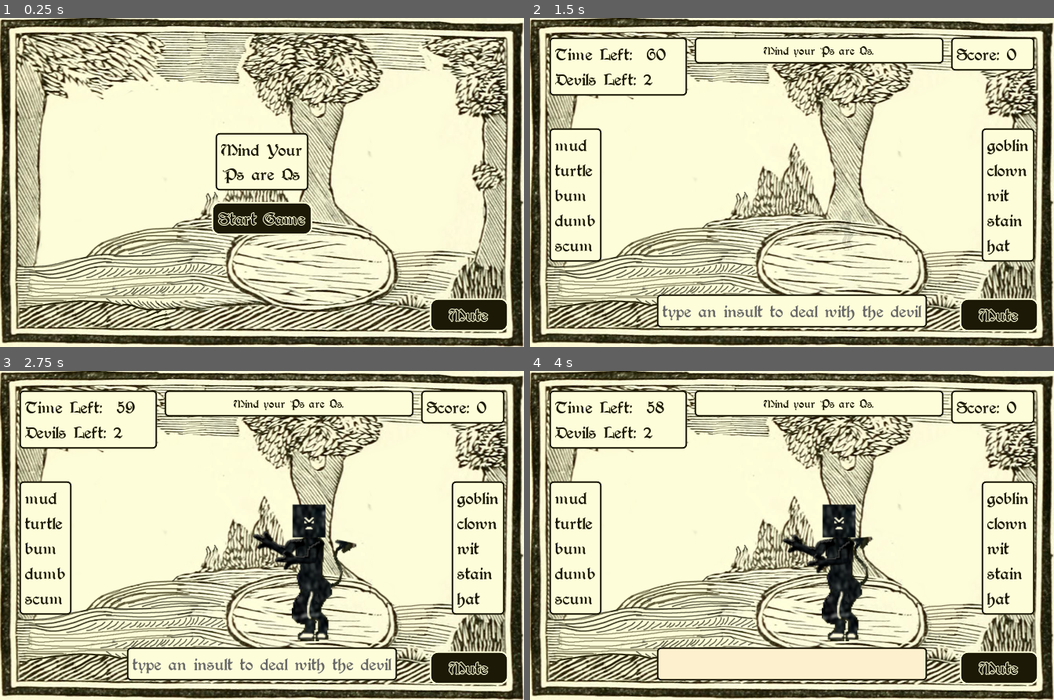
Above: before the commit, frames 1-4 (two rows, left to right).
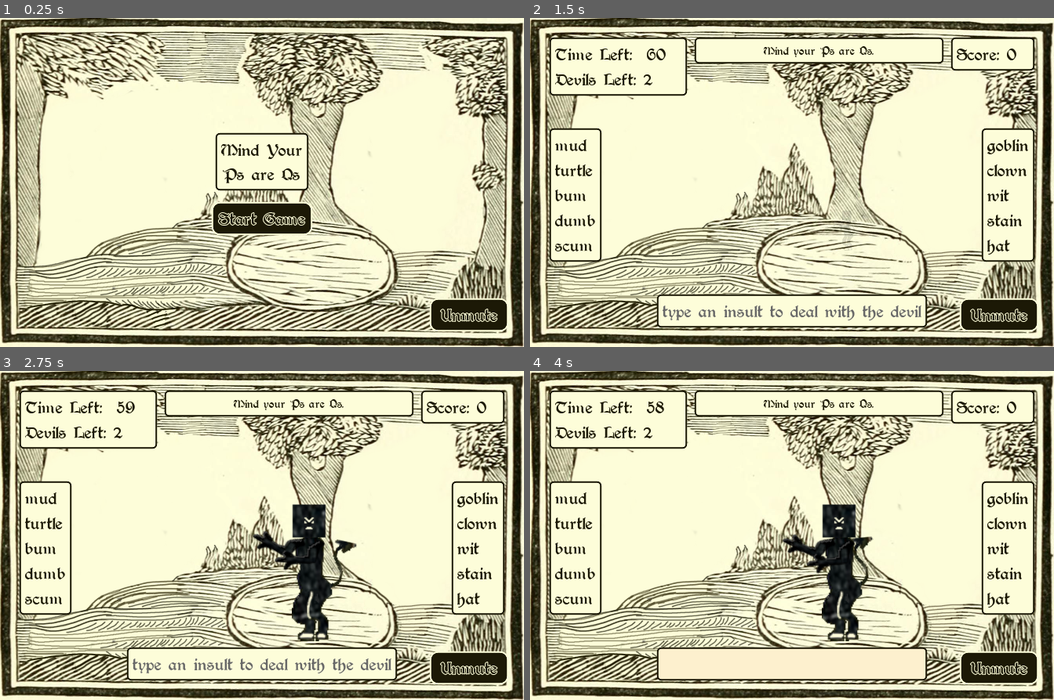
Above: after the commit, the same moments.

Repository: hoodscott/psareqs
Game: Godot game, scene res://scenes/Game.tscn
The game is run twice, just before and just after one commit, with the same random seed, the same clock (stepped at 60 frames per second) and the same inputs. Sound files missing from this copy of the repository are replaced by a short silence.
Inputs:
- Up to frame 1 (0.25 s): no input
- Up to frame 2 (1.5 s): click "Start Game" at 0.5 s; click "Ps are Qs" at 1.25 s
- Up to frame 3 (2.75 s): tap Enter at 2 s; hold Right (ui_right) from 2.03 s (still down); tap Z at 2.1 s
- Up to frame 4 (4 s): release Right (ui_right) at 2.78 s; hold Down (ui_down) 2.78-3.53 s; tap Backspace at 2.85 s; hold Right (ui_right) from 3.53 s (still down); tap Z at 3.6 s

The runs differ from the first frame. In frame 1, 0.3% of the frame differs, in the area x 83-96%, y 88-93%; in frame 2, 0.3%; in frame 3, 0.3%; in frame 4, 0.3%.

Commit message:
Muted by default
Also adds alt+m keyboard shortcut to toggle

Diff:
--- a/scenes/ui/AudioManager.gd
+++ b/scenes/ui/AudioManager.gd
@@ -10,7 +10,7 @@
 
 var audio_pos := 0.0
 
-var muted := false
+var muted := true
 const _MUTE_LABEL := "Mute"
 const _UNMUTE_LABEL := "Unmute"
 
@@ -18,6 +18,8 @@
 
 func _ready() -> void:
   _set_button_label()
+  if not muted:
+    Background.play()
 
 
 func play_correct_letter() -> void:
--- a/scenes/ui/AudioManager.tscn
+++ b/scenes/ui/AudioManager.tscn
@@ -9,13 +9,20 @@
 [ext_resource path="res://assets/audio/99729__menegass__clp2.wav" type="AudioStream" id=7]
 [ext_resource path="res://assets/audio/321083__benjaminnelan__wooden-click.wav" type="AudioStream" id=8]
 
+[sub_resource type="InputEventKey" id=1]
+alt = true
+scancode = 77
+
+[sub_resource type="ShortCut" id=2]
+shortcut = SubResource( 1 )
+
 [node name="AudioManager" type="Button"]
+shortcut = SubResource( 2 )
 script = ExtResource( 1 )
 
 [node name="Background" type="AudioStreamPlayer" parent="."]
 stream = ExtResource( 2 )
 volume_db = -5.0
-autoplay = true
 
 [node name="CorrectLetter" type="AudioStreamPlayer" parent="."]
 stream = ExtResource( 5 )
Not shown: 1 places in scenes/ui/AudioManager.tscn that only renumber resources
